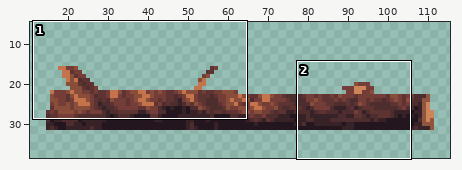
Edited in one commit: pixel-art file (Assets/World/Plains/T_Log.aseprite). The picture above shows the old version from afar; the outline marks the close-up.
Close-up. Before:
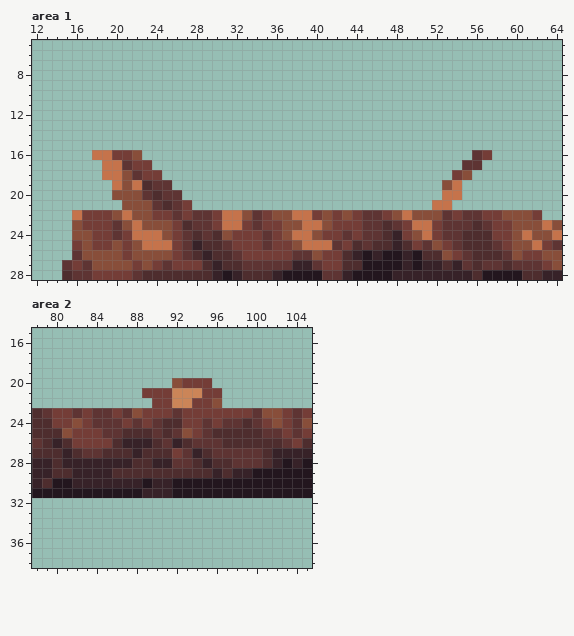
128x64 pixels, 1 frame. Shown: area 1: x 12..64, y 5..28; area 2: x 78..105, y 15..38. The wide view leaves out empty margins.
Once edited:
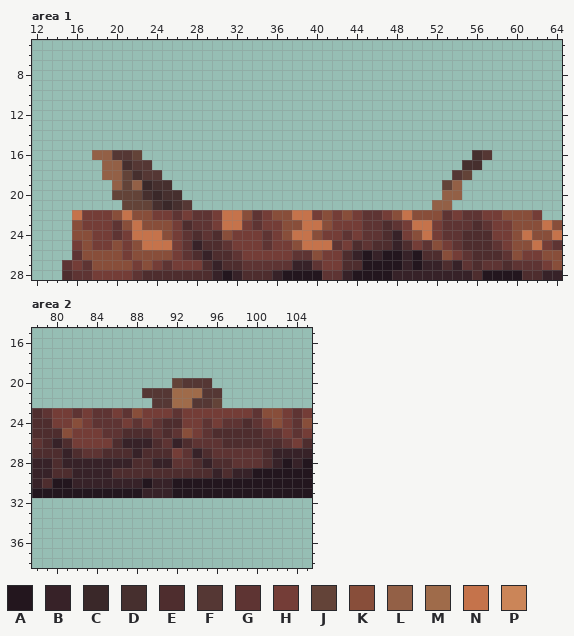
Palette (. is transparent): A #23161e  B #372228  C #3a2829  D #462f2e  E #4e2d2e  F #553734  G #5e3433  H #743d37  J #634338  K #884e3a  L #936046  M #9f6b4a  N #c5734b  P #cb8558
Changes in this commit:
Area 1:
Colour E gives way to colour C in row 19 at x 23; in row 20 at x 24; in row 21 at x 25.
Colour G gives way to colour D in row 16 at x 56; in row 17 at x 21 and 55 to 56; in row 18 at x 22; in row 19 at x 24 to 25; in row 20 at x 23 and 25 to 26; in row 21 at x 24 and 26.
Colour H gives way to colour F in row 16 at x 20 to 21 and 57; in row 17 at x 22 to 23; in row 18 at x 23 to 24 and 54; in row 21 at x 27.
Colour K gives way to colour J in row 16 at x 22; in row 18 at x 21 and 55; in row 19 at x 21 and 53; in row 20 at x 20 to 22; in row 21 at x 21 to 23.
Colour N gives way to colour L in row 16 at x 18 to 19; in rows 17 to 18 at x 19 to 20; in row 19 at x 20, 22 and 54; in row 20 at x 53 to 54; in row 21 at x 52 to 53.
Area 2:
Colour H gives way to colour F in row 20 at x 93 to 95; in row 21 at x 89 to 91 and 95 to 96; in row 22 at x 90 to 91 and 94 to 95.
Colour K gives way to colour J in row 20 at x 92; in row 22 at x 96.
Colour P gives way to colour M in row 21 at x 92 to 94; in row 22 at x 92 to 93.
Pixel boxes of the changes (left, top, right, bottom) in both close-ups:
changed: (92, 150, 192, 210)
changed: (432, 150, 492, 210)
changed: (142, 378, 222, 408)
